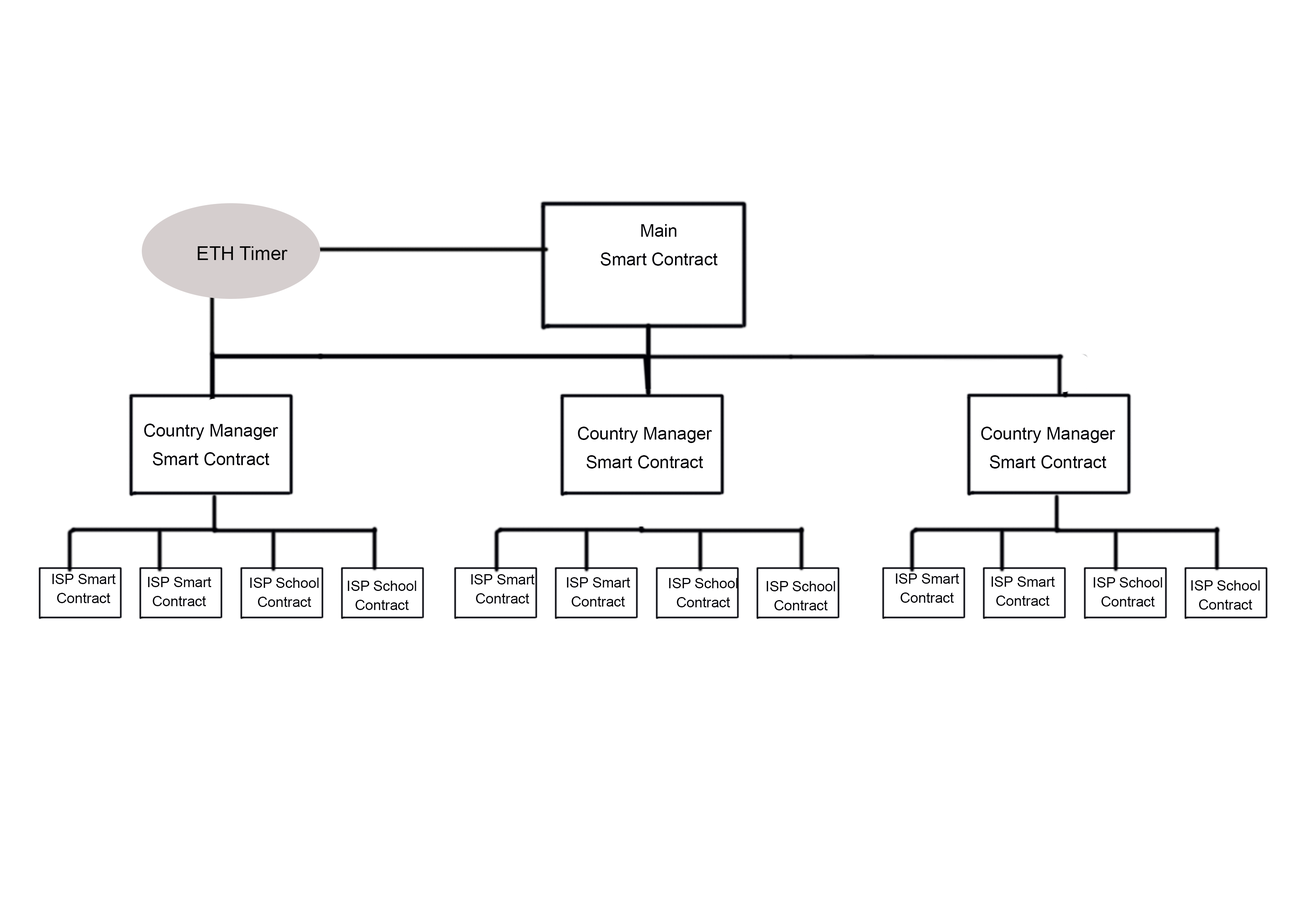
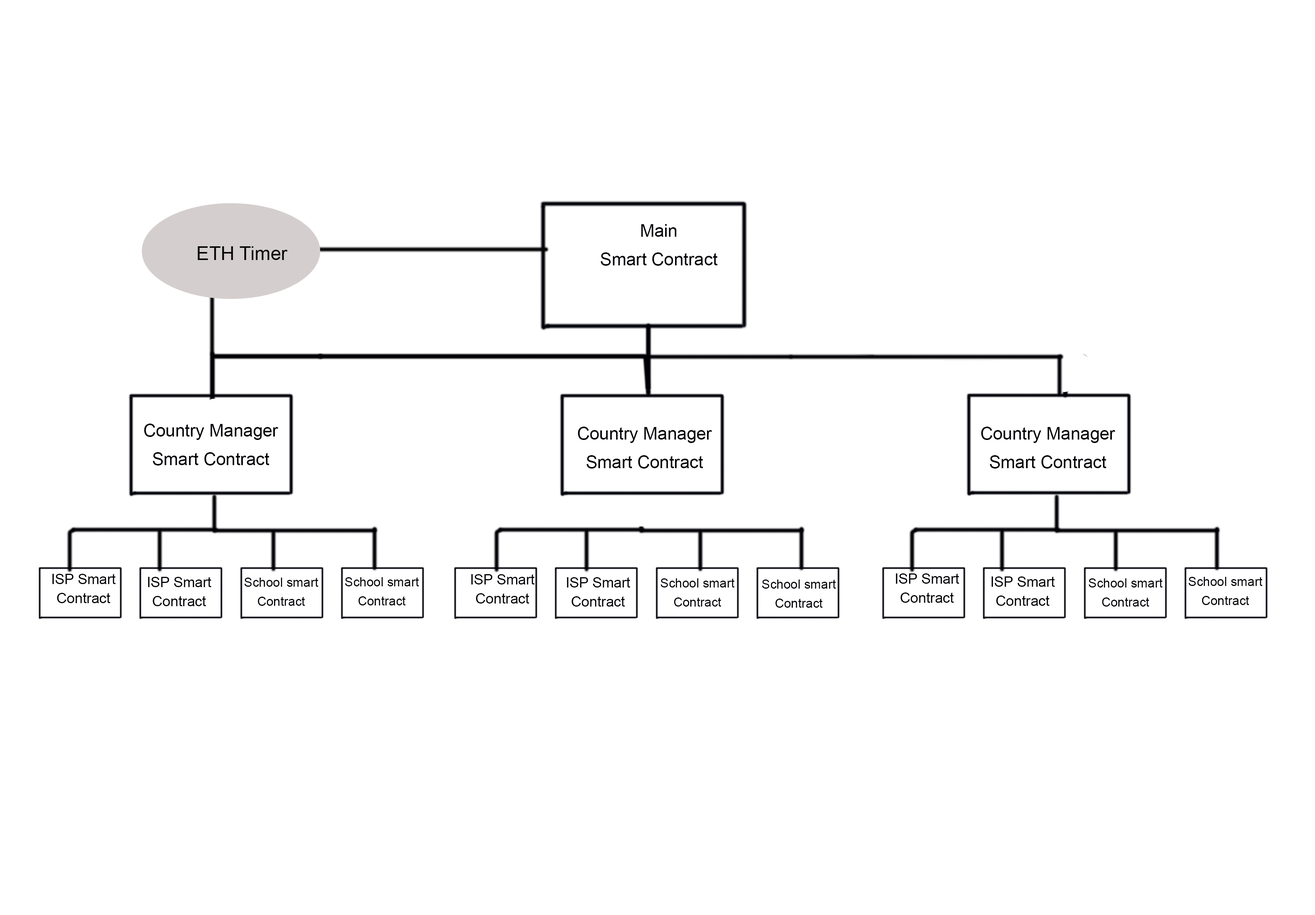
Comparing the layer stacks of the two w=1315, h=915 images. Changes:
renamed "ISP School Contract copy 5" to "School smart Contract copy 5", moved it above "School smart Contract copy 4", painted on it over [1188, 576, 1263, 610]
renamed "ISP School Contract copy 4" to "School smart Contract copy 4", moved it above "School smart Contract copy 3", painted on it over [1088, 577, 1163, 607]
renamed "ISP School Contract copy 3" to "School smart Contract copy 3", moved it above "School smart Contract copy 2", painted on it over [762, 579, 837, 611]
removed layer "ISP School Contract copy 2" over [669, 577, 738, 608]
added layer "School smart Contract copy 2" above "School smart Contract copy" over [345, 577, 419, 606]
renamed "ISP School Contract" to "School smart Contract copy", moved it above "School smart Contract", painted on it over [244, 577, 319, 607]
renamed "ISP School Contract copy" to "School smart Contract", painted on it over [347, 578, 735, 610]
